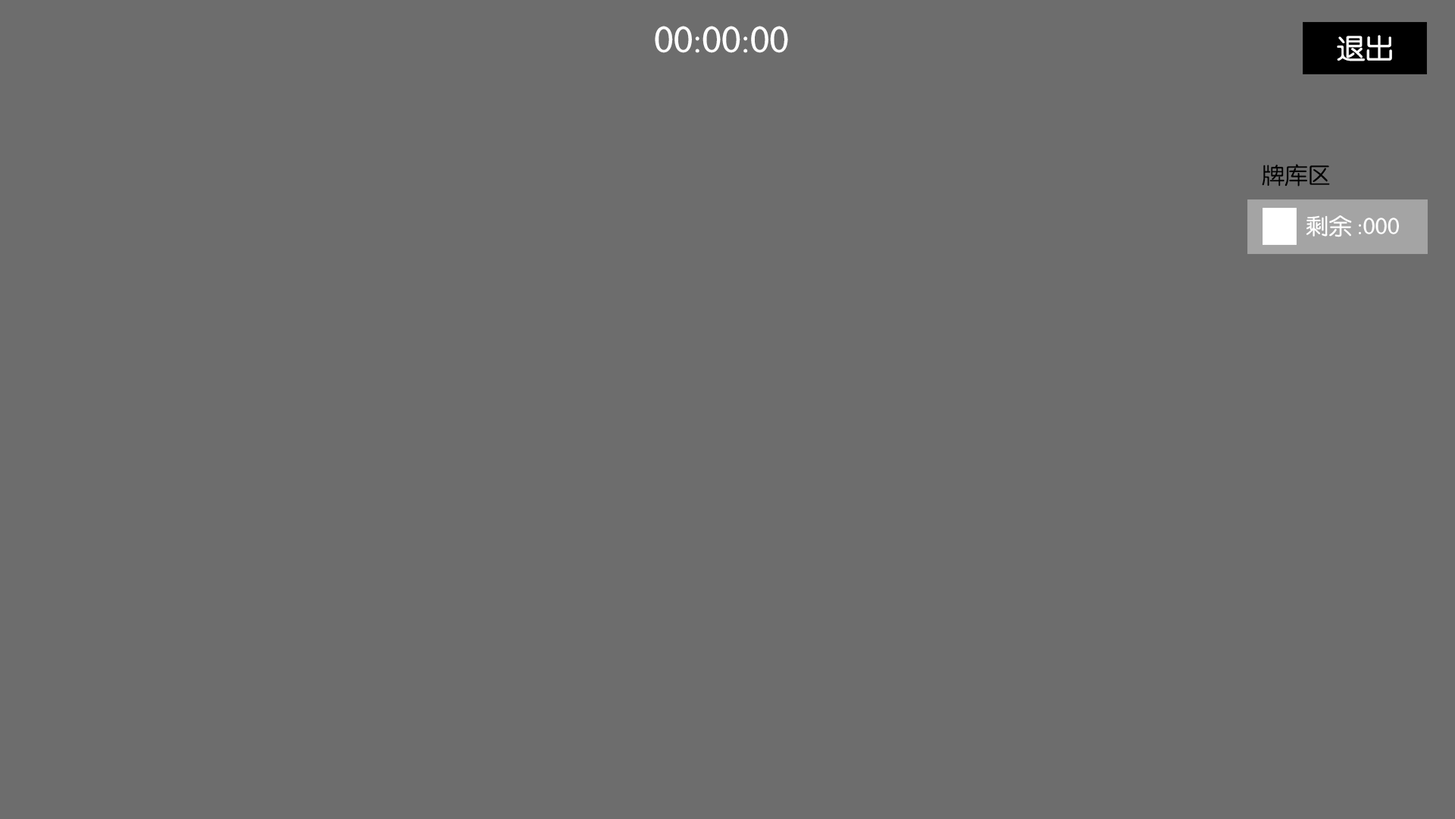
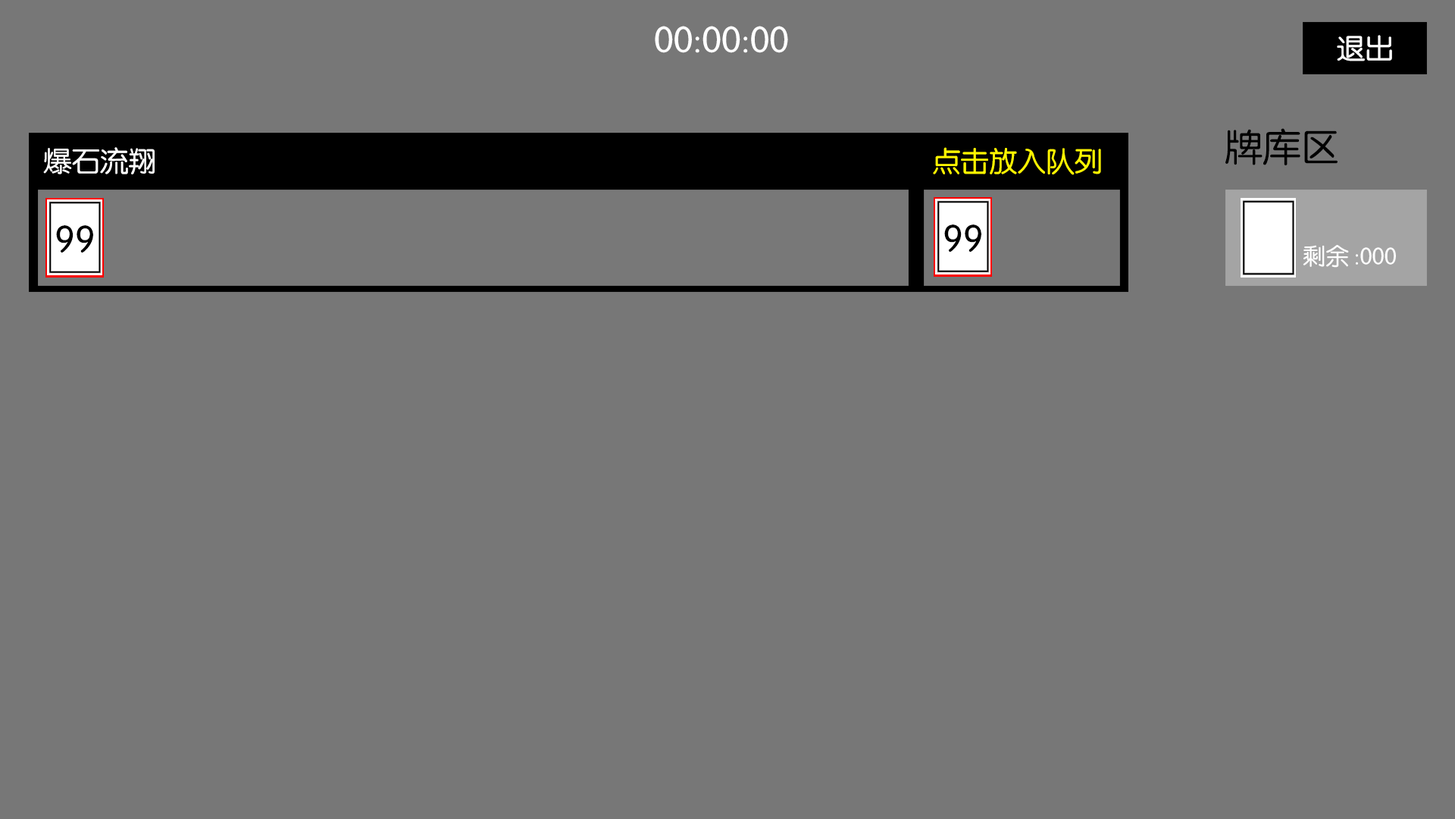
Revision of a layered 1455 × 819 image; what changed, layer by layer:
painted on "Text_title" over [left=1225, top=128, right=1338, bottom=187]
painted on "Text_MiddleLeft|overFlow" over [left=1302, top=215, right=1400, bottom=268]
painted on "zhezhao_4,4,4,4|NoTex" (2nd of 7, in "Container_Panel_Stretch" › "Container_Deck_MiddleRight" › "Container_content" › "Button_item_shrink") over [left=1225, top=189, right=1429, bottom=286]
added group "Container_content" (2nd of 4, in "Container_Panel_Stretch" › "Container_Players_MiddleLeft") with 34 layers in group "Container_Players_MiddleLeft" over [left=28, top=132, right=1129, bottom=292]
added group "Container_item" with 33 layers in group "Container_content" over [left=28, top=132, right=1129, bottom=292]
added group "Container_draw" with 15 layers in group "Container_item" over [left=923, top=147, right=1121, bottom=286]
added layer "Text_MiddleLeft" in group "Container_draw" over [left=933, top=147, right=1102, bottom=176]
added layer "zhezhao_4,4,4,4|NoTex" (4th of 7, in "Container_Panel_Stretch" › "Container_Players_MiddleLeft" › "Container_content" › "Container_item" › "Container_draw") in group "Container_draw" over [left=923, top=189, right=1121, bottom=286]
added group "Container_game" with 14 layers in group "Container_item" over [left=37, top=189, right=909, bottom=286]
added layer "zhezhao_4,4,4,4|NoTex" (6th of 7, in "Container_Panel_Stretch" › "Container_Players_MiddleLeft" › "Container_content" › "Container_item" › "Container_game") in group "Container_game" over [left=37, top=189, right=909, bottom=286]
added layer "zhezhao_4,4,4,4|NoTex" (7th of 7, in "Container_Panel_Stretch" › "Container_Players_MiddleLeft" › "Container_content" › "Container_item") in group "Container_item" over [left=28, top=132, right=1129, bottom=292]
…and 28 more changes (27 added, 1 painted)
